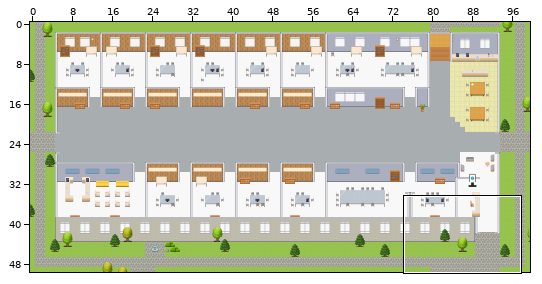
Two states of a Tiled map (JSON), maps/PH-Customer-Engagement-Platform-Event-P2P-Engagement.tmj. Above, an overview of the earlier version with the close-up marked.
Close-up. Before the edit:
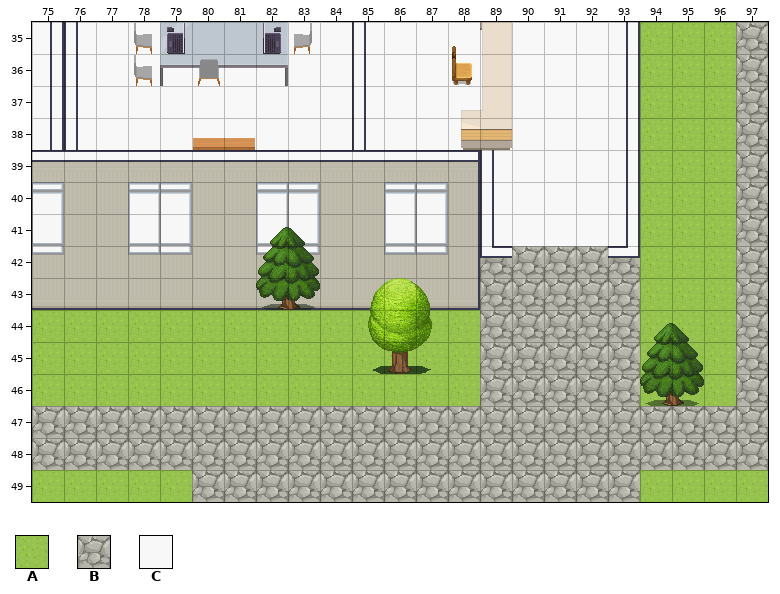
Cells are 32x32 px. Shown: x 75..97, y 35..49. The commit also changed other parts of the map, which this record leaves out.
Key: from "Exterior": A 629, B 638; from "room2": C 66.
_ is an empty cell, # one hidden under a higher layer.
Layers that did not change in this view are not listed.
Layer "outside" before, first column x 75:
35 ###################AAAB
36 ###################AAAB
37 ###################AAAB
38 ###################AAAB
39 ###################AAAB
40 ###################AAAB
41 ###################AAAB
42 ##############BBBBBAAAB
43 ##############BBBBBAAAB
44 AAAAAAAAAAA#AABBBBBAAAB
45 AAAAAAAAAAAAAABBBBBAAAB
46 AAAAAAAAAAAAAABBBBBAAAB
47 BBBBBBBBBBBBBBBBBBBBBBB
48 BBBBBBBBBBBBBBBBBBBBBBB
49 AAAAABBBBBBBBBBBBBBAAAA
Layer "floors" before, first column x 75:
35 CCCC####CCCCCCCCCCC____
36 CCCCCCCCCCCCCCCCCCC____
37 CCCCCCCCCCCCCCCCCCC____
38 CCCCCCCCCCCCCCCCCCC____
39 ______________CCCCC____
40 ______________CCCCC____
41 ______________CCCCC____
42 _______________________
43 _______________________
44 _______________________
45 _______________________
46 _______________________
47 _______________________
48 _______________________
49 _______________________
After:
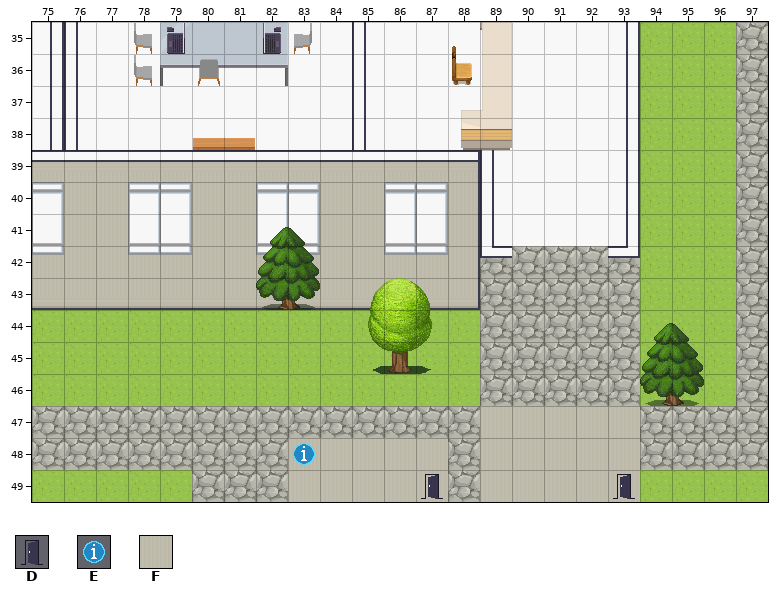
Further tiles: from "User_Zones": D 65, E 104; from "room2": F 328.
The edit:
Changed rows in their new state; . is an unchanged cell.
Layer "outside":
first column x 89:
47 FFFFF
48 FFFFF
49 FFFFF
Layer "floors":
first column x 83:
48 FFFFF
49 FFFFF
Layer "zones":
first column x 83:
48 E..........
49 ....D.....D
